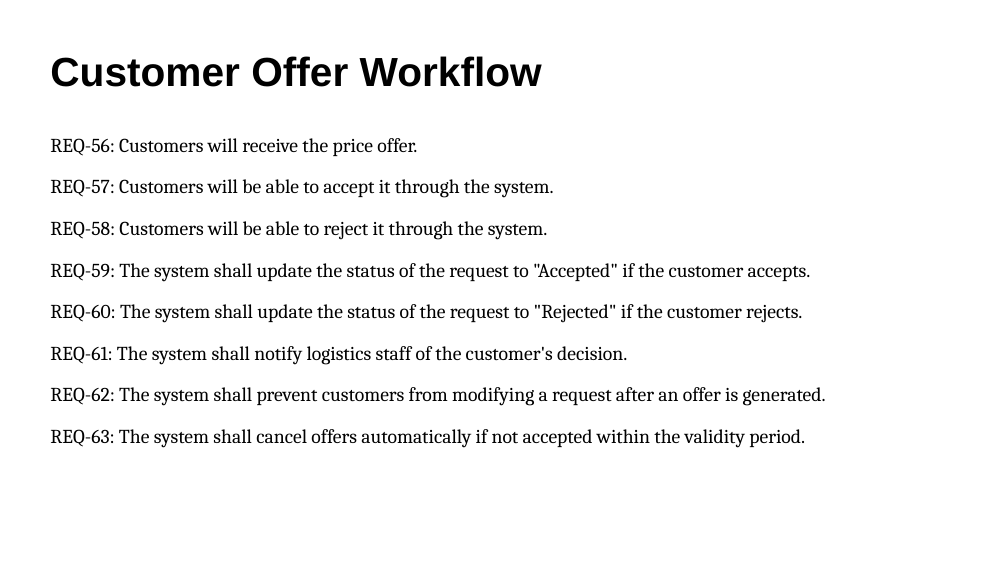
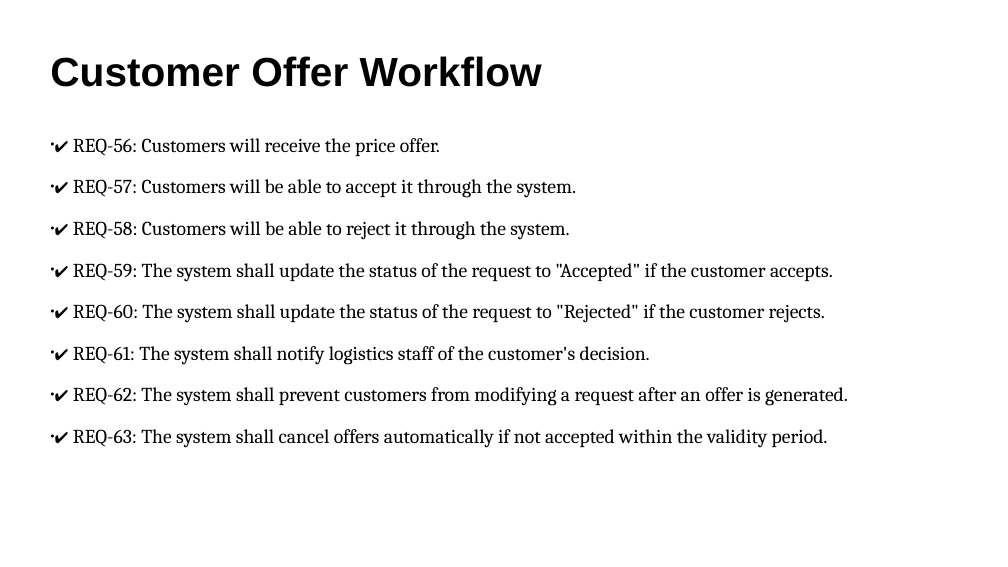
Before and after one commit to AlexandruCristianGeorgeSerban/Project-II-Transport-Company, a slide deck: slide 9 of Software Development/Functionalities.pptx. Drawn at 1008x567 pixels with LibreOffice and Linux fonts; fonts in the diff are those of the drawing. Boxes give left, top, right and bottom in pixels: in the first picture for what was removed or moved away, otherwise in the second. Text is boxed around its words. In the diff, an @@ line names an element or a change of style, - is before the commit and + after.

```diff
--- a/Software Development/Functionalities.pptx
+++ b/Software Development/Functionalities.pptx
@@ text at (73,138,848,448): text changed @@
-REQ-56: Customers will receive the price offer.
-REQ-57: Customers will be able to accept it through the system.
-REQ-58: Customers will be able to reject it through the system.
-REQ-59: The system shall update the status of the request to "Accepted" if the customer accepts.
-REQ-60: The system shall update the status of the request to "Rejected" if the customer rejects.
-REQ-61: The system shall notify logistics staff of the customer's decision.
-REQ-62: The system shall prevent customers from modifying a request after an offer is generated.
-REQ-63: The system shall cancel offers automatically if not accepted within the validity period.
+● ✔ REQ-56: Customers will receive the price offer.
+● ✔ REQ-57: Customers will be able to accept it through the system.
+● ✔ REQ-58: Customers will be able to reject it through the system.
+● ✔ REQ-59: The system shall update the status of the request to "Accepted" if the customer accepts.
+● ✔ REQ-60: The system shall update the status of the request to "Rejected" if the customer rejects.
+● ✔ REQ-61: The system shall notify logistics staff of the customer's decision.
+● ✔ REQ-62: The system shall prevent customers from modifying a request after an offer is generated.
+● ✔ REQ-63: The system shall cancel offers automatically if not accepted within the validity period.
```
Also in this commit, not shown: 10 other slides changed, 2 slides added, 1 slide removed.
